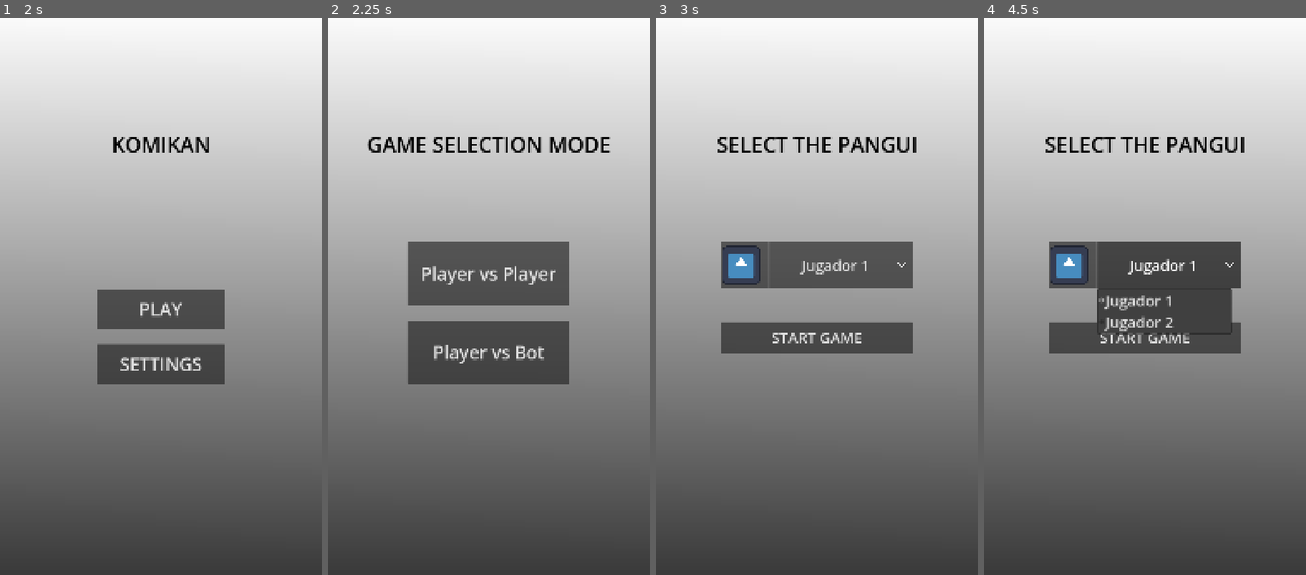
Above: before the commit, frames 1-4 (left to right).
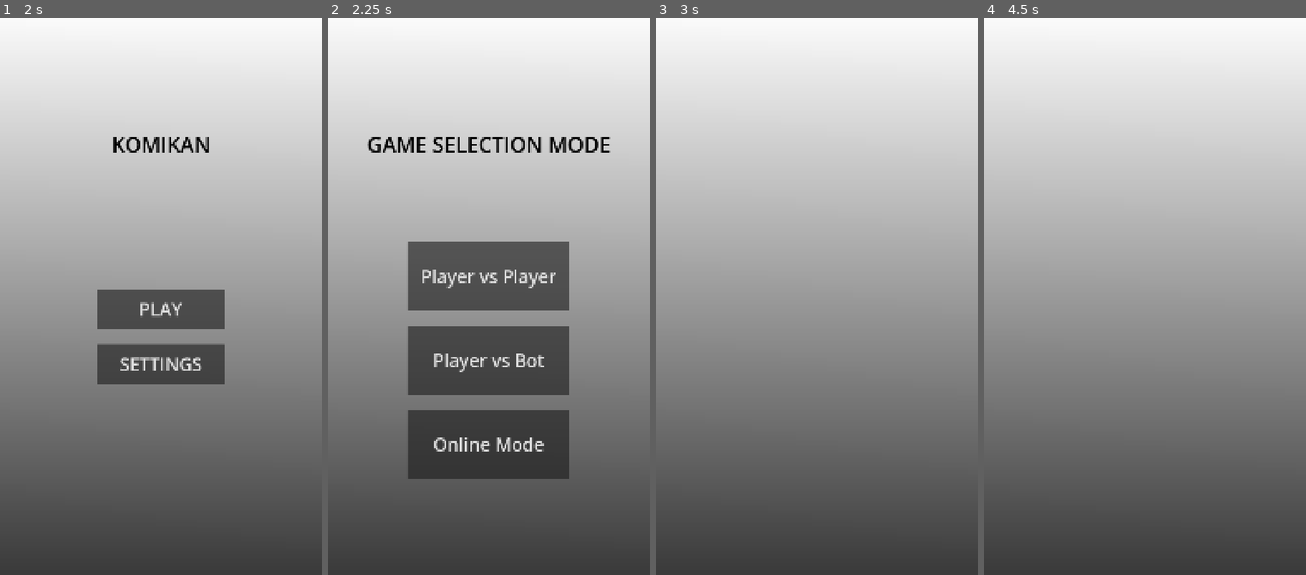
Above: after the commit, the same moments.

Repository: LeYohan-rgb/komikan
Game: Godot game, scene res://Scenes/main_menu.tscn
The game is run twice, just before and just after one commit, with the same random seed, the same clock (stepped at 60 frames per second) and the same inputs. The engine's default icon, where the game draws it, is replaced by a stand-in: a white triangle on a blue panel in a dark square.
Inputs (mouse positions are in pixels of both pictures, inside the frame that each line leads up to):
- Up to frame 1 (2 s): click (189, 196) at 0.52 s; type "Alex" at 0.6 s; click (189, 246) at 0.75 s; type "Alex" at 0.83 s; click "X" at 1.25 s
- Up to frame 2 (2.25 s): click "PLAY" at 2 s
- Up to frame 3 (3 s): click "Player vs Player" at 2.75 s
- Up to frame 4 (4.5 s): click (1074, 263) at 3.52 s; click (1170, 263) at 4.25 s, where only the run before the commit has a clickable "Jugador 1"

Frame 1 is identical in both runs. In frame 2, 9.2% of the frame differs, in the area x 24-75%, y 44-83%; in frame 3, 8.9%; in frame 4, 11%, in the area x 19-81%, y 21-61%.

Commit message:
Added code to change name of options according to player's name

Diff:
--- a/Scenes/game_scene.tscn
+++ b/Scenes/game_scene.tscn
@@ -1,4 +1,15 @@
 [gd_scene format=3 uid="uid://hutq0vv3okvx"]
+
+[sub_resource type="Gradient" id="Gradient_oqyrl"]
+colors = PackedColorArray(0.23031491, 0.23031494, 0.23031494, 1, 1, 1, 1, 1)
+
+[sub_resource type="GradientTexture2D" id="GradientTexture2D_28flt"]
+gradient = SubResource("Gradient_oqyrl")
+fill_from = Vector2(0.3846154, 1)
+fill_to = Vector2(0.3888889, 0)
+
+[sub_resource type="StyleBoxTexture" id="StyleBoxTexture_x87qo"]
+texture = SubResource("GradientTexture2D_28flt")
 
 [node name="game_scene" type="Control" unique_id=233268824]
 layout_mode = 3
@@ -7,3 +18,12 @@
 anchor_bottom = 1.0
 grow_horizontal = 2
 grow_vertical = 2
+
+[node name="main_background" type="Panel" parent="." unique_id=1285088870]
+layout_mode = 1
+anchors_preset = 15
+anchor_right = 1.0
+anchor_bottom = 1.0
+grow_horizontal = 2
+grow_vertical = 2
+theme_override_styles/panel = SubResource("StyleBoxTexture_x87qo")
--- a/Scenes/gameplay_selection_mode.tscn
+++ b/Scenes/gameplay_selection_mode.tscn
@@ -77,7 +77,7 @@
 [node name="buttons_list" type="HBoxContainer" parent="HBoxContainer/VBoxContainer" unique_id=405066847]
 layout_mode = 2
 size_flags_vertical = 3
-size_flags_stretch_ratio = 1.5
+size_flags_stretch_ratio = 2.5
 
 [node name="Control" type="Control" parent="HBoxContainer/VBoxContainer/buttons_list" unique_id=1441637750]
 layout_mode = 2
@@ -102,6 +102,12 @@
 theme_override_font_sizes/font_size = 60
 text = "Player vs Bot"
 
+[node name="online_button" type="Button" parent="HBoxContainer/VBoxContainer/buttons_list/buttons" unique_id=35984988]
+layout_mode = 2
+size_flags_vertical = 3
+theme_override_font_sizes/font_size = 60
+text = "Online Mode"
+
 [node name="Control2" type="Control" parent="HBoxContainer/VBoxContainer/buttons_list" unique_id=227153879]
 layout_mode = 2
 size_flags_horizontal = 3
@@ -109,7 +115,6 @@
 [node name="Control4" type="Control" parent="HBoxContainer/VBoxContainer" unique_id=1912360994]
 layout_mode = 2
 size_flags_vertical = 3
-size_flags_stretch_ratio = 2.0
 
 [node name="Control2" type="Control" parent="HBoxContainer" unique_id=293655417]
 layout_mode = 2
@@ -117,3 +122,4 @@
 
 [connection signal="pressed" from="HBoxContainer/VBoxContainer/buttons_list/buttons/1v1_button" to="." method="_on_v_1_button_pressed"]
 [connection signal="pressed" from="HBoxContainer/VBoxContainer/buttons_list/buttons/vs_bot_button" to="." method="_on_vs_bot_button_pressed"]
+[connection signal="pressed" from="HBoxContainer/VBoxContainer/buttons_list/buttons/online_button" to="." method="_on_online_button_pressed"]
--- a/Scenes/selection_mode_transition.tscn
+++ b/Scenes/selection_mode_transition.tscn
@@ -96,7 +96,7 @@
 size_flags_stretch_ratio = 0.25
 icon = ExtResource("2_o0p6r")
 
-[node name="OptionButton" type="OptionButton" parent="HBoxContainer/VBoxContainer/buttons_list/VBoxContainer/HBoxContainer" unique_id=1061075501]
+[node name="player_names_options" type="OptionButton" parent="HBoxContainer/VBoxContainer/buttons_list/VBoxContainer/HBoxContainer" unique_id=1061075501]
 layout_mode = 2
 size_flags_horizontal = 3
 size_flags_vertical = 3
--- a/Scripts/gameplay_selection_mode.gd
+++ b/Scripts/gameplay_selection_mode.gd
@@ -2,8 +2,21 @@
 
 
 func _on_v_1_button_pressed() -> void:
-	get_tree().change_scene_to_file("res://Scenes/selection_mode_transition.tscn")
+	Global.player_mode = 0
+	if Global.game_mode == 0: #RANDOM
+		get_tree().change_scene_to_file("res://Scenes/game_scene.tscn")
+	if Global.game_mode == 1: #MANUAL
+		get_tree().change_scene_to_file("res://Scenes/selection_mode_transition.tscn")
 
 
 func _on_vs_bot_button_pressed() -> void:
-	get_tree().change_scene_to_file("res://Scenes/selection_mode_transition.tscn")
+	Global.player_mode = 1
+	if Global.game_mode == 0: #RANDOM
+		get_tree().change_scene_to_file("res://Scenes/game_scene.tscn")
+	if Global.game_mode == 1: #MANUAL
+		get_tree().change_scene_to_file("res://Scenes/selection_mode_transition.tscn")
+
+
+func _on_online_button_pressed() -> void:
+	#NOT READY YET (will transport to a new scene)
+	pass
--- a/Scripts/global.gd
+++ b/Scripts/global.gd
@@ -4,7 +4,10 @@
 var player_name_2 : String = "Player 2"
 
 #0 - RANDOM; #1 - MANUAL
-var game_mode = 0
+var game_mode : int = 0
+
+#0 - PLAYER VS PLAYER, #1 - BOT, #2 - player vs player ONLINE
+var player_mode : int = 0
 
 #0 ENGLISH; #1 SPANISH; #2 MAPUDUNGUN
 var language_mode : int = 0
--- a/Scripts/main_menu.gd
+++ b/Scripts/main_menu.gd
@@ -33,8 +33,10 @@
 
 func _on_game_mode_bttn_item_selected(index: int) -> void:
 	if index == 0:
+		Global.game_mode = 0
 		game_mode_desc.text = "Roles are chosen\nrandomly."
 	if index == 1:
+		Global.game_mode = 1
 		game_mode_desc.text = "Roles are chosen\nmanually."
 
 
--- a/Scripts/selection_mode_transition.gd
+++ b/Scripts/selection_mode_transition.gd
@@ -1,21 +1,18 @@
 extends Control
 
+@onready var player_name_options = $HBoxContainer/VBoxContainer/buttons_list/VBoxContainer/HBoxContainer/player_names_options
 
 # Called when the node enters the scene tree for the first time.
 func _ready() -> void:
-	if Global.game_mode == 0:
-		random()
-		#do random
-	if Global.game_mode == 1:
-		manual()
+	if Global.player_mode == 0: #if its player vs player
+		player_name_options.set_item_text(0, Global.player_name_1)
+		player_name_options.set_item_text(1, Global.player_name_2)
+
+	if Global.player_mode == 1: #if its player vs player
+		player_name_options.set_item_text(0, "Bot")
+		player_name_options.set_item_text(1, Global.player_name_1)
 
 
 # Called every frame. 'delta' is the elapsed time since the previous frame.
 func _process(delta: float) -> void:
 	pass
-
-func random():
-	pass
-
-func manual():
-	pass
Not shown: 1 places in Scenes/selection_mode_transition.tscn that only renumber resources
